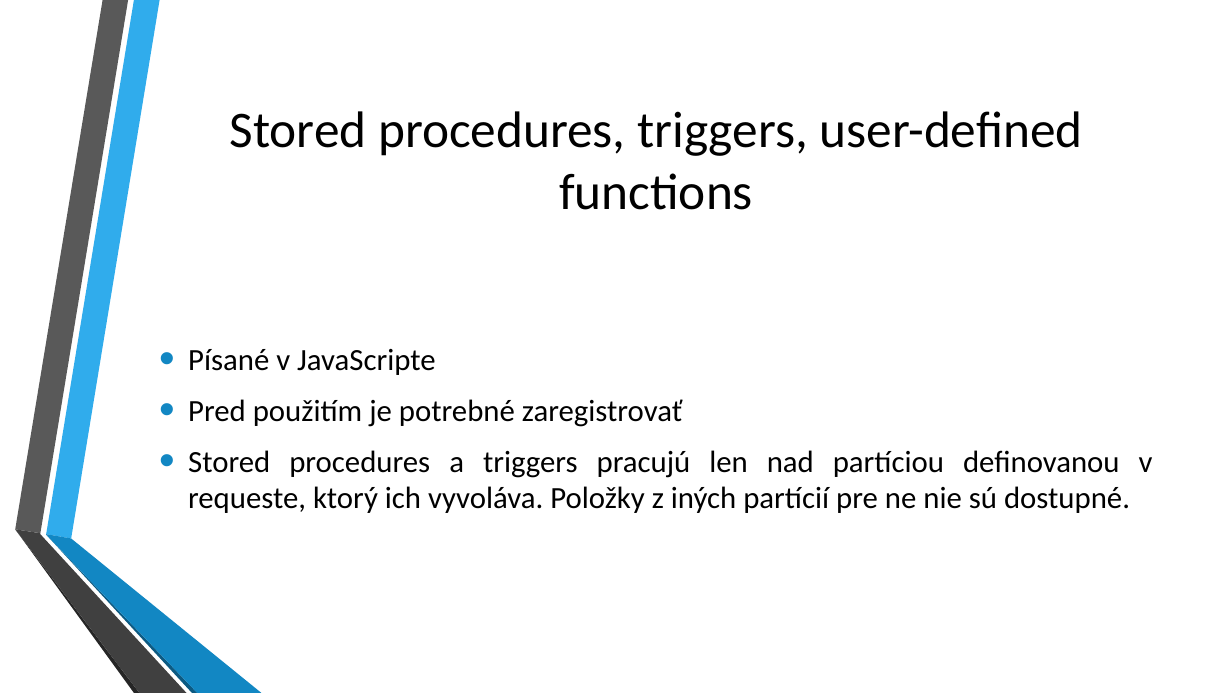
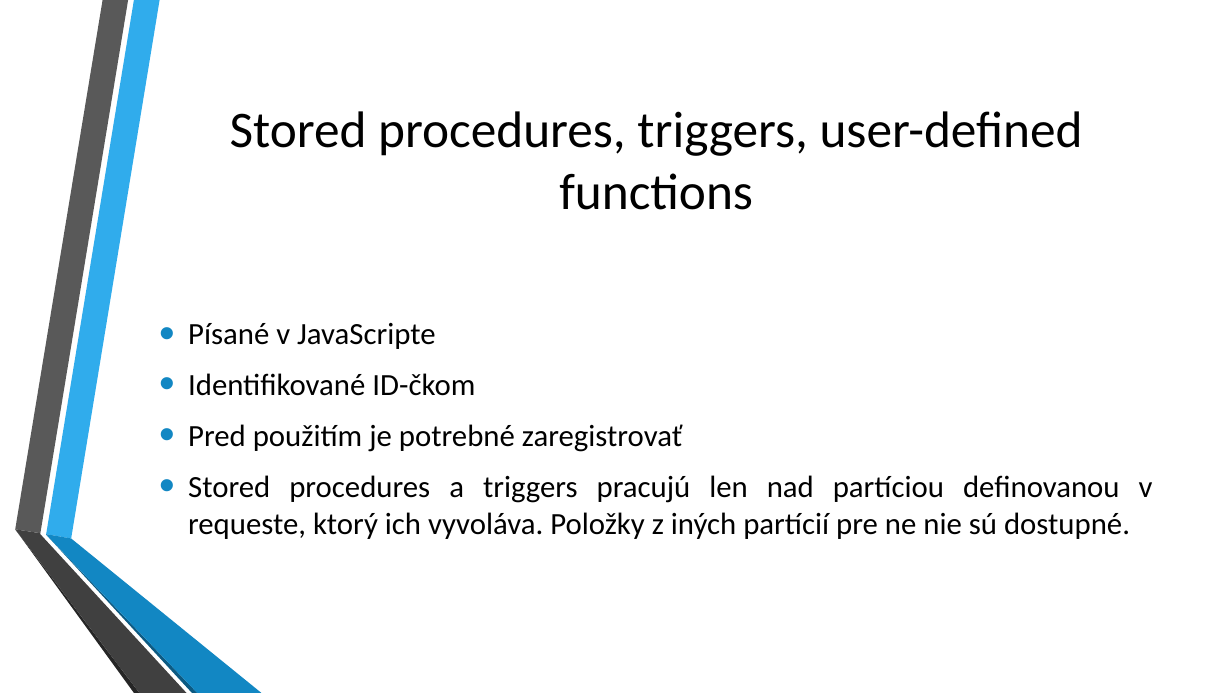
Before and after one commit to kubinko/Azure-Resources-Overview, a slide deck: slide 29 of 02 - Cosmos DB/Cosmos DB.pptx. Drawn at 1232x693 pixels with LibreOffice and Linux fonts; fonts in the diff are those of the drawing; background and template pictures are left out. Boxes give left, top, right and bottom in pixels: in the first picture for what was removed or moved away, otherwise in the second. Text is boxed around its words. In the diff, an @@ line names an element or a change of style, - is before the commit and + after.

```diff
--- a/02 - Cosmos DB/Cosmos DB.pptx
+++ b/02 - Cosmos DB/Cosmos DB.pptx
@@ text at <box>188,373,475,396</box>: paragraph added @@
+• Identifikované ID-čkom
```
Also in this commit, not shown: 3 other slides changed, 4 other files.
